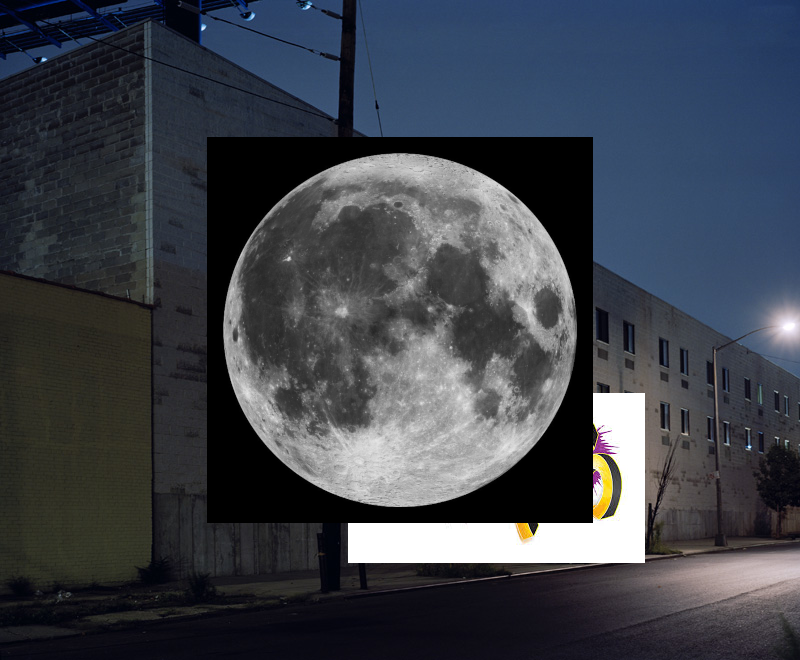
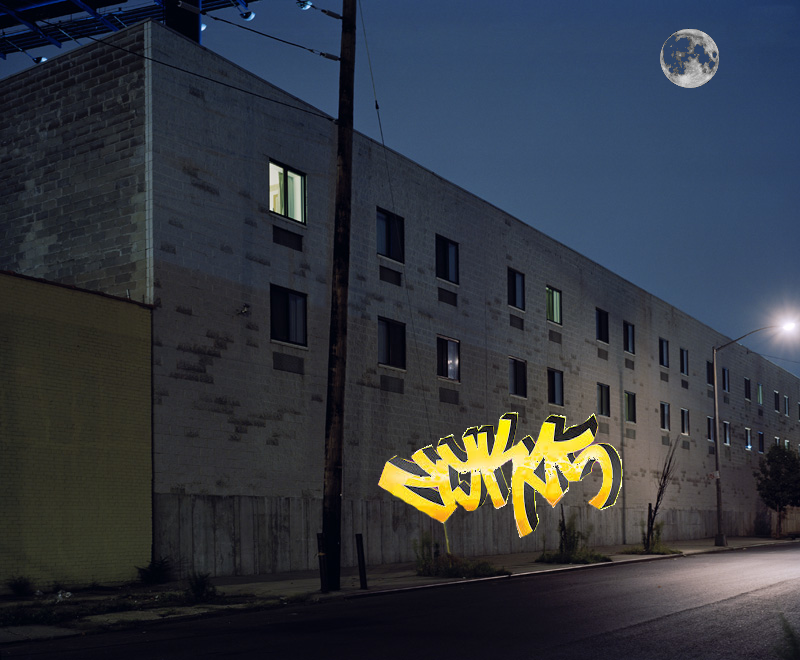
Layers edited between the first and the second w=800, h=660 image:
painted on "LUA", masked it over <box>207,28,720,523</box>
added layer "Transformação" above "GRAFFITE" over <box>376,408,624,539</box>
painted on "GRAFFITE" over <box>348,393,645,563</box>
